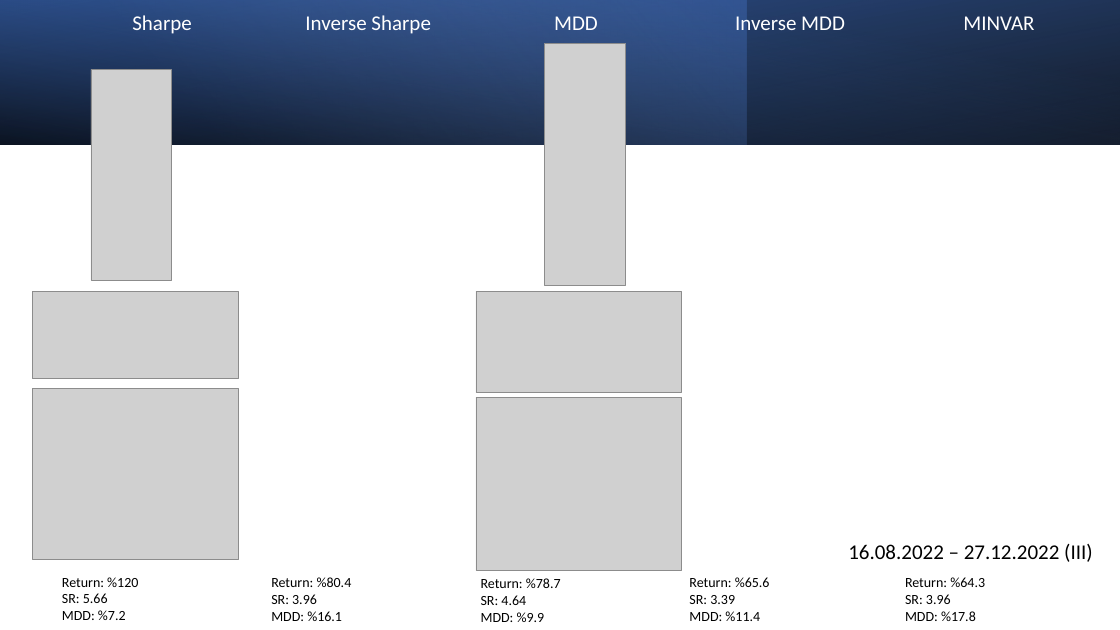
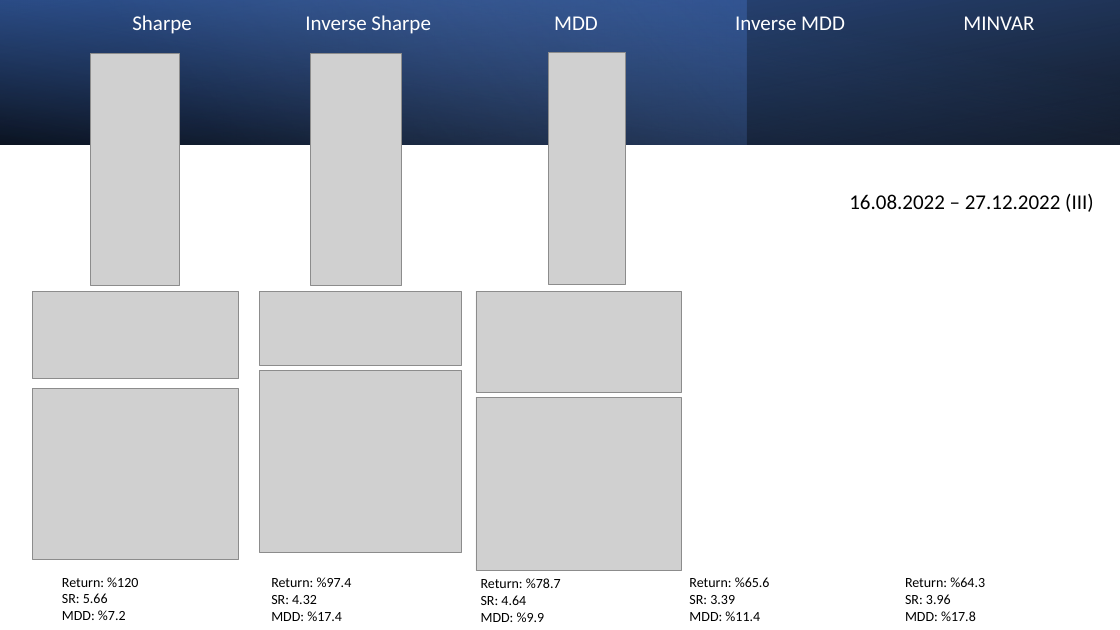
Before and after one commit to MarkovMarkowitz/MarkovMarkowitz, a slide deck: slide 6 of INVESTOR PRESENTATIONS/Investor Presentation v1.pptx. Drawn at 1120x630 pixels with LibreOffice and Linux fonts; fonts in the diff are those of the drawing; grey boxes stand for pictures. Boxes give left, top, right and bottom in pixels: in the first picture for what was removed or moved away, otherwise in the second. Text is boxed around its words. In the diff, an @@ line names an element or a change of style, - is before the commit and + after.

```diff
--- a/INVESTOR PRESENTATIONS/Investor Presentation v1.pptx
+++ b/INVESTOR PRESENTATIONS/Investor Presentation v1.pptx
@@ picture: place and size @@
-picture at bbox=[91, 70, 171, 281]
+picture at bbox=[91, 53, 180, 286]
@@ picture added at bbox=[311, 53, 402, 285] @@
@@ picture: place and size @@
-picture at bbox=[544, 44, 626, 286]
+picture at bbox=[548, 53, 626, 285]
@@ text "16.08.2022 – 27.12.2022 (III)": place and size @@
-text "16.08.2022 – 27.12.2022 (III)" at bbox=[848, 544, 1093, 562]
+text "16.08.2022 – 27.12.2022 (III)" at bbox=[849, 194, 1094, 212]
@@ picture added at bbox=[260, 292, 461, 365] @@
@@ picture added at bbox=[260, 371, 461, 552] @@
@@ text at bbox=[271, 577, 352, 621]: text changed @@
-Return: %80.4
-SR: 3.96
-MDD: %16.1
+Return: %97.4
+SR: 4.32
+MDD: %17.4
```
Also in this commit, not shown: 6 other files.
